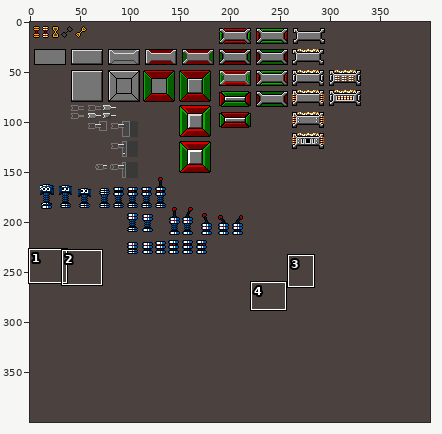
File history of a sprite sheet, docs/concept-art/new/scraps/scraps_scifi_enemies6.png. Above: a wide view before the commit, with the close-up outlined.
Close-up. As it was:
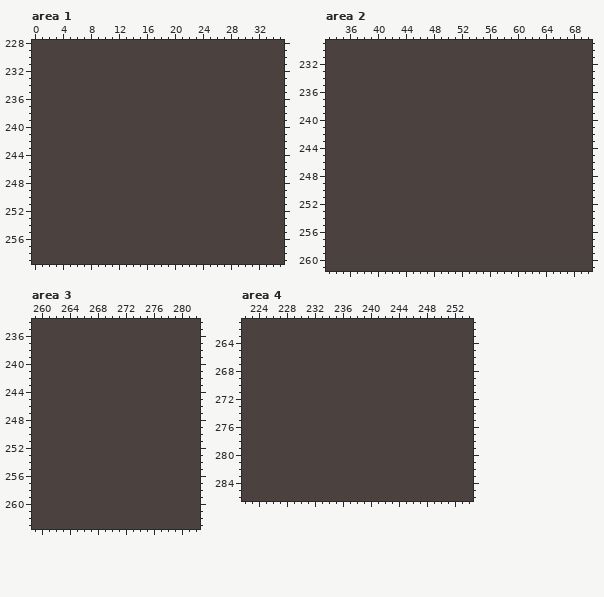
The file is 400x400 pixels. Colours within 5 levels of each other are drawn and written as one. Shown: area 1: x 0..35, y 228..259; area 2: x 33..70, y 229..261; area 3: x 259..282, y 234..263; area 4: x 222..254, y 261..286. The commit also changed other parts of the picture, which this record leaves out.
After:
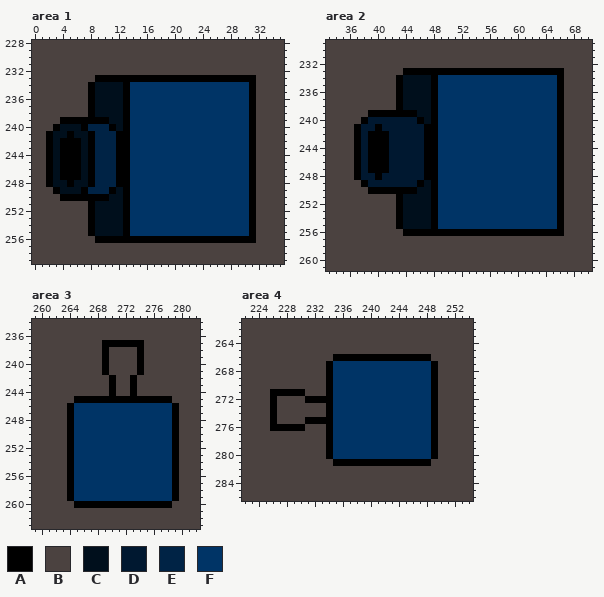
Palette (. is transparent): A #000000  B #4b4240  C #000f1c  D #001830  E #002345  F #003466
The exact change:
Changed rows in their new state; - is an unchanged pixel.
Area 1:
first column x 2:
233 -------AAAAAAAAAAAAAAAAAAAAAAA
234 ------ACCCCAFFFFFFFFFFFFFFFFFA
235 ------ACCCCAFFFFFFFFFFFFFFFFFA
236 ------ACCCCAFFFFFFFFFFFFFFFFFA
237 ------ACCCCAFFFFFFFFFFFFFFFFFA
238 ------ACCCCAFFFFFFFFFFFFFFFFFA
239 --AAAAAAACCAFFFFFFFFFFFFFFFFFA
240 -ACCCAEEEACAFFFFFFFFFFFFFFFFFA
241 ACCACCAEEEAAFFFFFFFFFFFFFFFFFA
242 ACAAACAEEEAAFFFFFFFFFFFFFFFFFA
243 ACAAACAEEEAAFFFFFFFFFFFFFFFFFA
244 ACAAACAEEEAAFFFFFFFFFFFFFFFFFA
245 ACAAACAEEEAAFFFFFFFFFFFFFFFFFA
246 ACAAACAEEEAAFFFFFFFFFFFFFFFFFA
247 ACAAACAEEEAAFFFFFFFFFFFFFFFFFA
248 ACCACCAEEEAAFFFFFFFFFFFFFFFFFA
249 -ACCCAEEEACAFFFFFFFFFFFFFFFFFA
250 --AAAAAAACCAFFFFFFFFFFFFFFFFFA
251 ------ACCCCAFFFFFFFFFFFFFFFFFA
252 ------ACCCCAFFFFFFFFFFFFFFFFFA
253 ------ACCCCAFFFFFFFFFFFFFFFFFA
254 ------ACCCCAFFFFFFFFFFFFFFFFFA
255 ------ACCCCAFFFFFFFFFFFFFFFFFA
256 -------AAAAAAAAAAAAAAAAAAAAAAA
Area 2:
first column x 37:
233 -------AAAAAAAAAAAAAAAAAAAAAAA
234 ------ACCCCAFFFFFFFFFFFFFFFFFA
235 ------ACCCCAFFFFFFFFFFFFFFFFFA
236 ------ACCCCAFFFFFFFFFFFFFFFFFA
237 ------ACCCCAFFFFFFFFFFFFFFFFFA
238 ------ACCCCAFFFFFFFFFFFFFFFFFA
239 --AAAAAAACCAFFFFFFFFFFFFFFFFFA
240 -ADDDDDDDACAFFFFFFFFFFFFFFFFFA
241 ADDADDDDDDAAFFFFFFFFFFFFFFFFFA
242 ADAAADDDDDAAFFFFFFFFFFFFFFFFFA
243 ADAAADDDDDAAFFFFFFFFFFFFFFFFFA
244 ADAAADDDDDAAFFFFFFFFFFFFFFFFFA
245 ADAAADDDDDAAFFFFFFFFFFFFFFFFFA
246 ADAAADDDDDAAFFFFFFFFFFFFFFFFFA
247 ADAAADDDDDAAFFFFFFFFFFFFFFFFFA
248 ADDADDDDDDAAFFFFFFFFFFFFFFFFFA
249 -ADDDDDDDACAFFFFFFFFFFFFFFFFFA
250 --AAAAAAACCAFFFFFFFFFFFFFFFFFA
251 ------ACCCCAFFFFFFFFFFFFFFFFFA
252 ------ACCCCAFFFFFFFFFFFFFFFFFA
253 ------ACCCCAFFFFFFFFFFFFFFFFFA
254 ------ACCCCAFFFFFFFFFFFFFFFFFA
255 ------ACCCCAFFFFFFFFFFFFFFFFFA
256 -------AAAAAAAAAAAAAAAAAAAAAAA
Area 3:
first column x 264:
237 -----AAAAAA-----
238 -----A----A-----
239 -----A----A-----
240 -----A----A-----
241 -----A----A-----
242 ------A--A------
243 ------A--A------
244 ------A--A------
245 -AAAAAAAAAAAAAA-
246 AFFFFFFFFFFFFFFA
247 AFFFFFFFFFFFFFFA
248 AFFFFFFFFFFFFFFA
249 AFFFFFFFFFFFFFFA
250 AFFFFFFFFFFFFFFA
251 AFFFFFFFFFFFFFFA
252 AFFFFFFFFFFFFFFA
253 AFFFFFFFFFFFFFFA
254 AFFFFFFFFFFFFFFA
255 AFFFFFFFFFFFFFFA
256 AFFFFFFFFFFFFFFA
257 AFFFFFFFFFFFFFFA
258 AFFFFFFFFFFFFFFA
259 AFFFFFFFFFFFFFFA
260 -AAAAAAAAAAAAAA-
Area 4:
first column x 226:
266 ---------AAAAAAAAAAAAAA-
267 --------AFFFFFFFFFFFFFFA
268 --------AFFFFFFFFFFFFFFA
269 --------AFFFFFFFFFFFFFFA
270 --------AFFFFFFFFFFFFFFA
271 AAAAA---AFFFFFFFFFFFFFFA
272 A----AAAAFFFFFFFFFFFFFFA
273 A-------AFFFFFFFFFFFFFFA
274 A-------AFFFFFFFFFFFFFFA
275 A----AAAAFFFFFFFFFFFFFFA
276 AAAAA---AFFFFFFFFFFFFFFA
277 --------AFFFFFFFFFFFFFFA
278 --------AFFFFFFFFFFFFFFA
279 --------AFFFFFFFFFFFFFFA
280 --------AFFFFFFFFFFFFFFA
281 ---------AAAAAAAAAAAAAA-
Boxes around the changes in both close-ups, in picture pixels (x1, y1, x2, y2):
changed: (46, 75, 256, 243)
changed: (354, 68, 564, 236)
changed: (67, 340, 179, 508)
changed: (270, 354, 438, 466)
